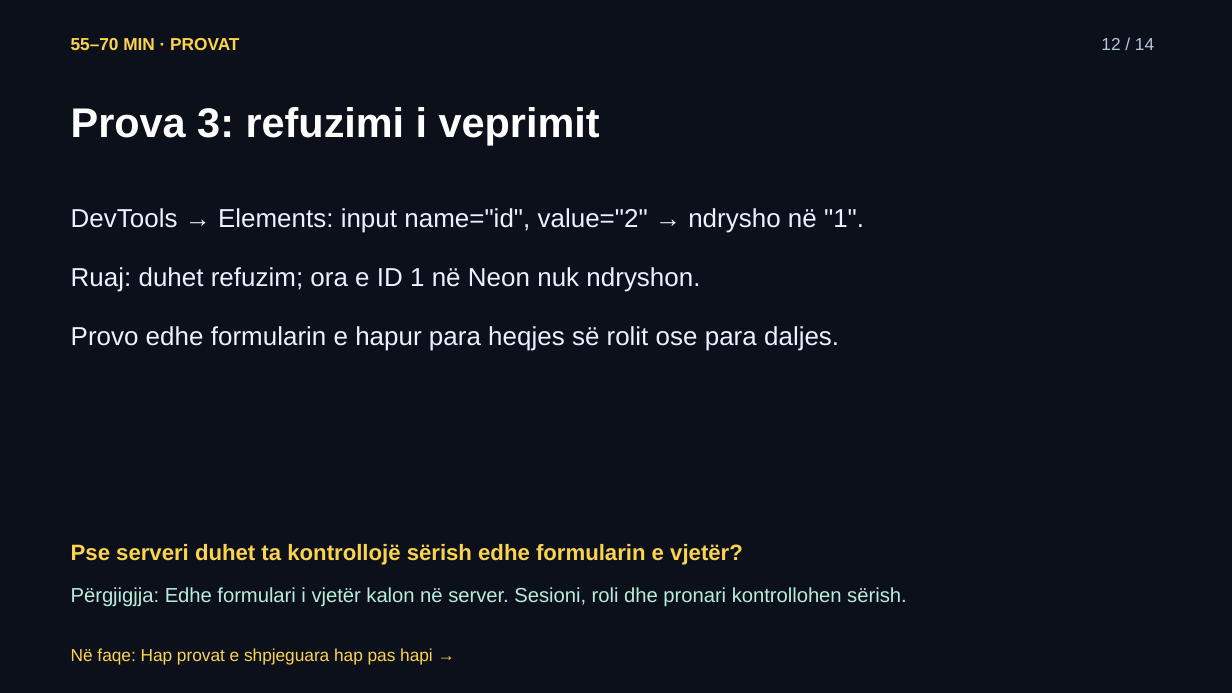
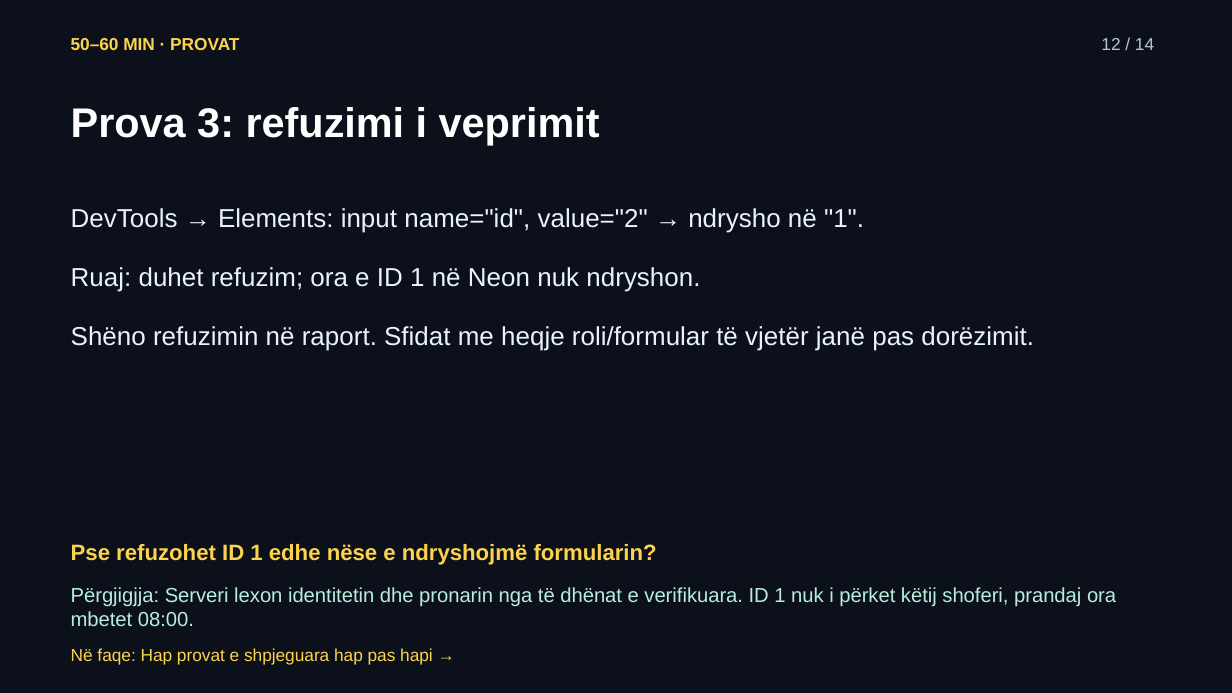
Before and after one commit to arbenl/arbenl.github.io, a slide deck: slide 12 of lendet/2026-2027/mobile/lectures/ushtrimet-05-hyrja-lejet-rideshare-2026.pptx. Drawn at 1232x693 pixels with LibreOffice and Linux fonts; fonts in the diff are those of the drawing. Boxes give left, top, right and bottom in pixels: in the first picture for what was removed or moved away, otherwise in the second. Text is boxed around its words. In the diff, an @@ line names an element or a change of style, - is before the commit and + after.

```diff
--- a/lendet/2026-2027/mobile/lectures/ushtrimet-05-hyrja-lejet-rideshare-2026.pptx
+++ b/lendet/2026-2027/mobile/lectures/ushtrimet-05-hyrja-lejet-rideshare-2026.pptx
@@ text at [71,38,239,50]: text changed @@
-55–70 MIN · PROVAT
+50–60 MIN · PROVAT
@@ text at [71,326,1034,351]: text changed @@
-Provo edhe formularin e hapur para heqjes së rolit ose para daljes.
+Shëno refuzimin në raport. Sfidat me heqje roli/formular të vjetër janë pas dorëzimit.
@@ text at [71,544,657,565]: text changed @@
-Pse serveri duhet ta kontrollojë sërish edhe formularin e vjetër?
+Pse refuzohet ID 1 edhe nëse e ndryshojmë formularin?
@@ text at [71,587,1116,626]: text changed @@
-Përgjigjja: Edhe formulari i vjetër kalon në server. Sesioni, roli dhe pronari kontrollohen sërish.
+Përgjigjja: Serveri lexon identitetin dhe pronarin nga të dhënat e verifikuara. ID 1 nuk i përket këtij shoferi, prandaj ora mbetet 08:00.
```
Also in this commit, not shown: 10 other slides changed, 24 other files.
